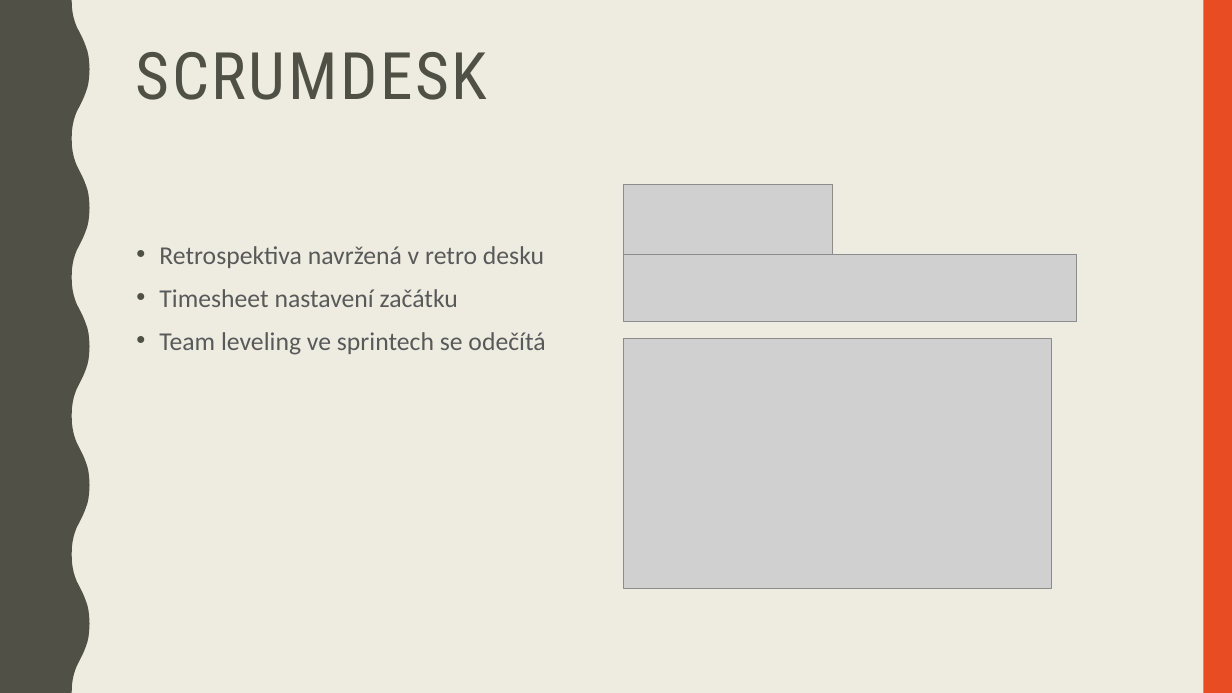
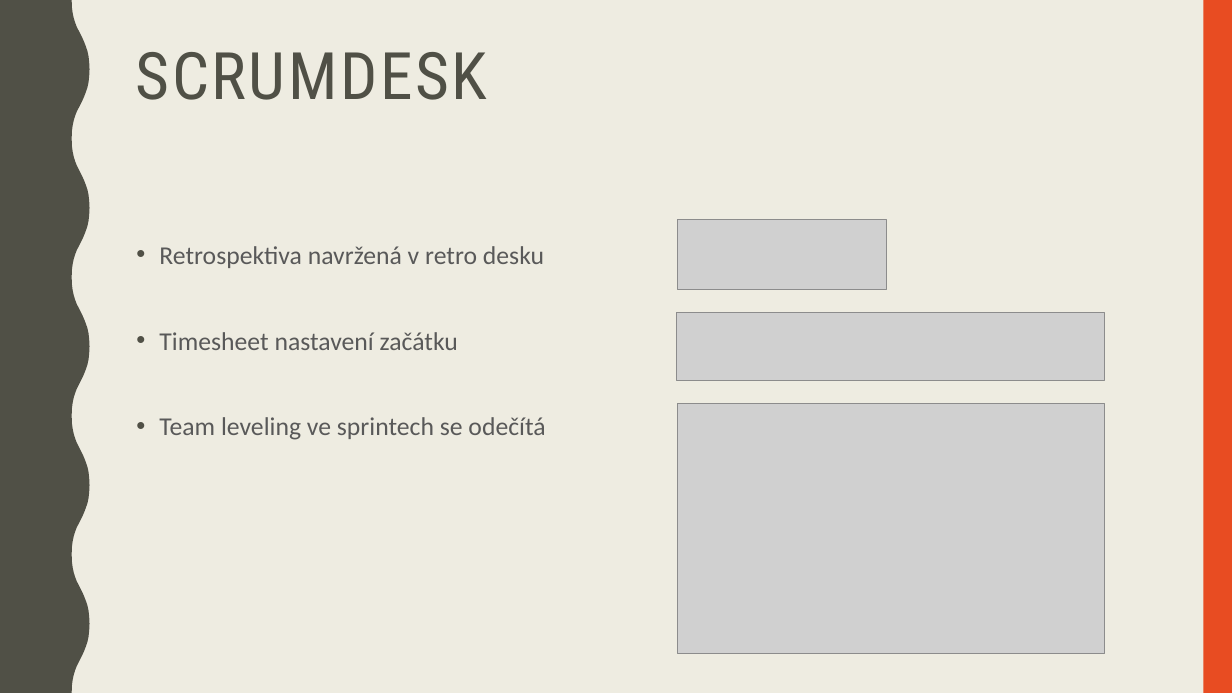
Before and after one commit to hruska07/Apollo13, a slide deck: slide 6 of docs/Apollo 13 - Logos Polytechnikos.pptx. Drawn at 1232x693 pixels with LibreOffice and Linux fonts; fonts in the diff are those of the drawing; grey boxes stand for pictures. Boxes give left, top, right and bottom in pixels: in the first picture for what was removed or moved away, otherwise in the second. Text is boxed around its words. In the diff, an @@ line names an element or a change of style, - is before the commit and + after.

```diff
--- a/docs/Apollo 13 - Logos Polytechnikos.pptx
+++ b/docs/Apollo 13 - Logos Polytechnikos.pptx
@@ text "Retrospektiva navržená v retro desku" rewrapped from box(159, 246, 545, 355) to box(159, 246, 545, 440) @@
@@ picture: place and size @@
-picture at box(624, 185, 833, 255)
+picture at box(677, 220, 886, 290)
@@ picture: place and size @@
-picture at box(624, 255, 1077, 323)
+picture at box(677, 313, 1105, 381)
@@ picture: place and size @@
-picture at box(624, 338, 1051, 589)
+picture at box(677, 404, 1104, 654)
```
Also in this commit, not shown: 3 other slides changed.
